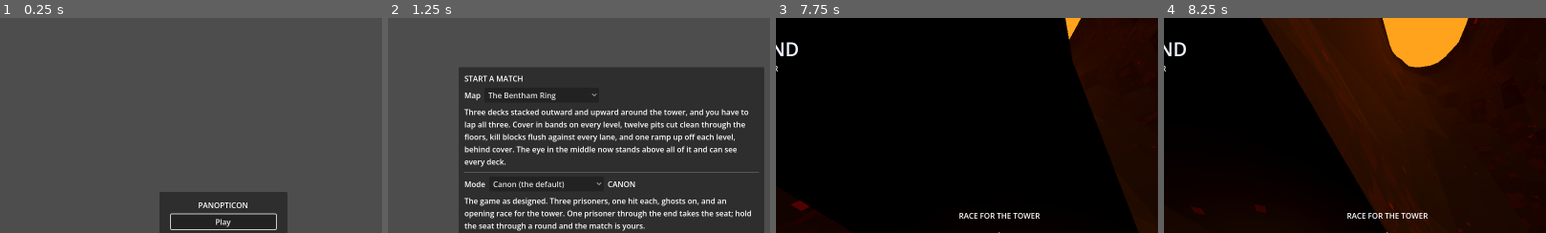
Above: before the commit, frames 1-4 (left to right).
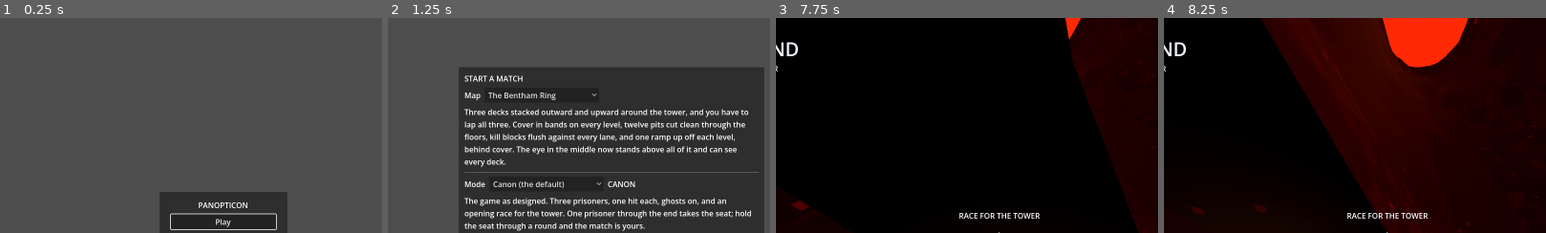
Above: after the commit, the same moments.

Repository: neotechnites/panopticon
Game: Godot game, scene res://scenes/ui/main_menu.tscn
Same seed, same stepped clock (60 frames per second), same inputs: the game is played once before the commit and once after it. Sound files missing from this copy of the repository are replaced by a short silence.
Inputs (mouse positions are % of the whole screen's width and height, from its top left):
- Up to frame 1 (0.25 s): no input
- Up to frame 2 (1.25 s): click "Play" at 0.5 s
- Up to frame 3 (7.75 s): click "Start Match" at 1.25 s; tap Enter at 2 s; move the mouse to (55, 50) at 2.02 s; hold W (move_forward) 2.03-7.28 s; click (55, 50) at 2.1 s; tap Space (jump) at 2.27, 3.02, 4.25, 4.52, 5.27, 6.02, 7.52 s; move the mouse to (45, 50) at 2.77 s; tap Shift (slide) at 2.85 s; move the mouse to (52, 48) at 3.52 s; right-click (52, 48) at 3.6 s; move the mouse to (49, 52) at 4.27 s; tap R at 4.35 s; click (49, 52) at 4.42 s; move the mouse to (57, 51) at 5.02 s; tap F at 5.1 s; move the mouse to (42, 49) at 5.77 s; tap Z at 5.85 s; move the mouse to (51, 50) at 6.52 s; tap Backspace at 6.6 s; click (51, 50) at 6.67 s; move the mouse to (46, 48) at 7.27 s; hold D (move_right) from 7.28 s (still down); tap Delete at 7.35 s
- Up to frame 4 (8.25 s): move the mouse to (55, 50) at 8.02 s; release D (move_right) at 8.03 s; hold W (move_forward) from 8.03 s (still down); tap Ctrl at 8.1 s
The pictures show only the part of the screen within x 21-71%, y 0-50%; the shares and areas given below are measured in that part.

Frames 1-2 are identical in both runs. In frame 3, 0.2% of the frame differs, in the area x 75-80%, y 0-11%; in frame 4, 3.8%, in the area x 57-80%, y 0-24%.

Commit message:
ring: sky red not yellow; lighting ~15% darker
Co-Authored-By: Claude Fable 5.1 <noreply@anthropic.com>

Diff:
--- a/scenes/ring/bentham_ring.tscn
+++ b/scenes/ring/bentham_ring.tscn
@@ -47,12 +47,12 @@
 albedo_color = Color(0.86, 0.06, 0.06, 1.0)
 
 [sub_resource type="ProceduralSkyMaterial" id="SkyMat"]
-sky_top_color = Color(1.0, 0.32, 0.06, 1)
-sky_horizon_color = Color(1.0, 0.18, 0.03, 1)
+sky_top_color = Color(0.85, 0.12, 0.03, 1)
+sky_horizon_color = Color(0.75, 0.08, 0.02, 1)
 sky_curve = 0.25
-sky_energy_multiplier = 2.0
+sky_energy_multiplier = 1.4
 ground_bottom_color = Color(0.25, 0.05, 0.03, 1)
-ground_horizon_color = Color(0.8, 0.12, 0.02, 1)
+ground_horizon_color = Color(0.6, 0.06, 0.02, 1)
 sun_angle_max = 0.0
 
 [sub_resource type="Sky" id="Sky"]
@@ -63,7 +63,7 @@
 sky = SubResource("Sky")
 ambient_light_source = 3
 ambient_light_color = Color(0.70, 0.16, 0.08, 1)
-ambient_light_energy = 0.75
+ambient_light_energy = 0.64
 tonemap_mode = 1
 
 [node name="BenthamRing" type="Node3D"]
@@ -763,8 +763,8 @@
 directional_shadow_max_distance = 180.
 
 [node name="HellFlood" type="OmniLight3D" parent="Tower"]
-light_color = Color(1.0, 0.36, 0.08, 1)
-light_energy = 4.0
+light_color = Color(1.0, 0.28, 0.06, 1)
+light_energy = 3.4
 shadow_enabled = false
 omni_range = 700.0
 omni_attenuation = 0.6
